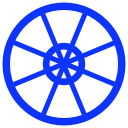
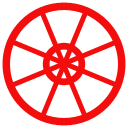
Revision of a layered 128 x 128 image; what changed, layer by layer:
added group "red" with 4 layers above "green" over (x1=2, y1=2, x2=126, y2=126)
added layer "Shape 2 copy 3" in group "red" over (x1=2, y1=2, x2=126, y2=126)
added layer "Shape 3 copy 3" in group "red" over (x1=42, y1=42, x2=86, y2=86)
added layer "Shape 10 copy 6" in group "red" over (x1=9, y1=9, x2=119, y2=118)
added layer "Shape 10 copy 5" in group "red" over (x1=9, y1=9, x2=119, y2=118)
renamed "Shape 2" to "Shape 2 copy", moved it into group "blue" over (x1=2, y1=2, x2=126, y2=126)
renamed "Shape 3" to "Shape 3 copy", moved it into group "blue" over (x1=42, y1=42, x2=86, y2=86)
moved "Shape 10 copy 2" into group "blue" over (x1=9, y1=9, x2=119, y2=118)
moved "Shape 10 copy" into group "blue" over (x1=9, y1=9, x2=119, y2=118)
